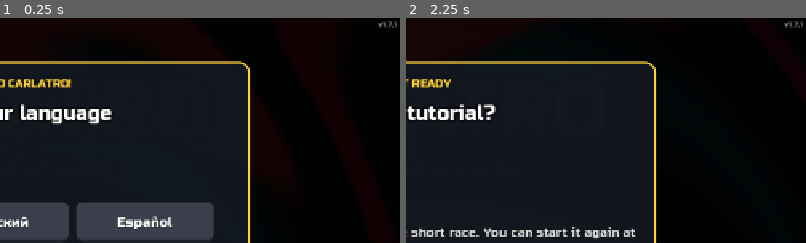
Above: before the commit, frames 1-2 (left to right).
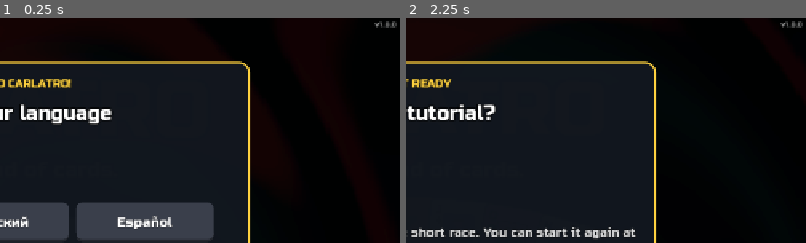
Above: after the commit, the same moments.

Repository: pycz2/carlatro
Game: Godot game, scene res://main.tscn
Same seed, same stepped clock (60 frames per second), same inputs: the game is played once before the commit and once after it.
Inputs:
- Up to frame 1 (0.25 s): no input
- Up to frame 2 (2.25 s): click "Start Engine" at 0.5 s; click "Start Engine" at 1.25 s; click "Skip Setup" at 2 s
The pictures show only the part of the screen within x 50-100%, y 0-50%; the shares and areas given below are measured in that part.

The runs differ from the first frame. In frame 1, 0.1% of the frame differs, in the area x 93-99%, y 1-5%; in frame 2, 0.1%.

Commit message:
Release v1.8.0
Co-Authored-By: Claude Opus 5.5 <noreply@anthropic.com>

Diff:
--- a/project.godot
+++ b/project.godot
@@ -5,7 +5,7 @@
 
 config/name="Carlatro"
 config/description="Cars instead of cards."
-config/version="1.7.1"
+config/version="1.8.0"
 run/main_scene="res://main.tscn"
 config/features=PackedStringArray("4.7", "GL Compatibility")
 config/icon="res://icons/app_512.png"
Not shown, changed: export_presets.cfg
